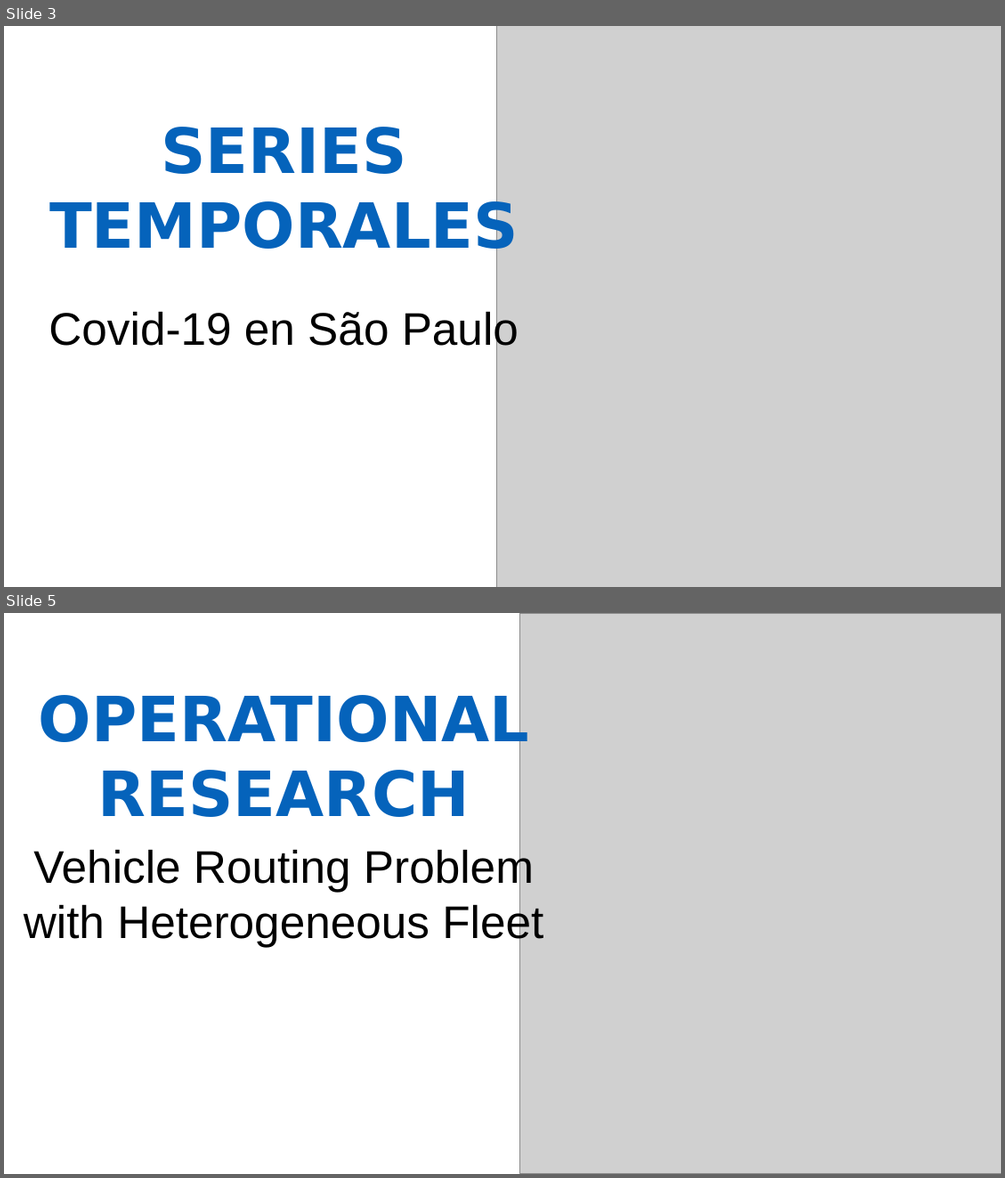
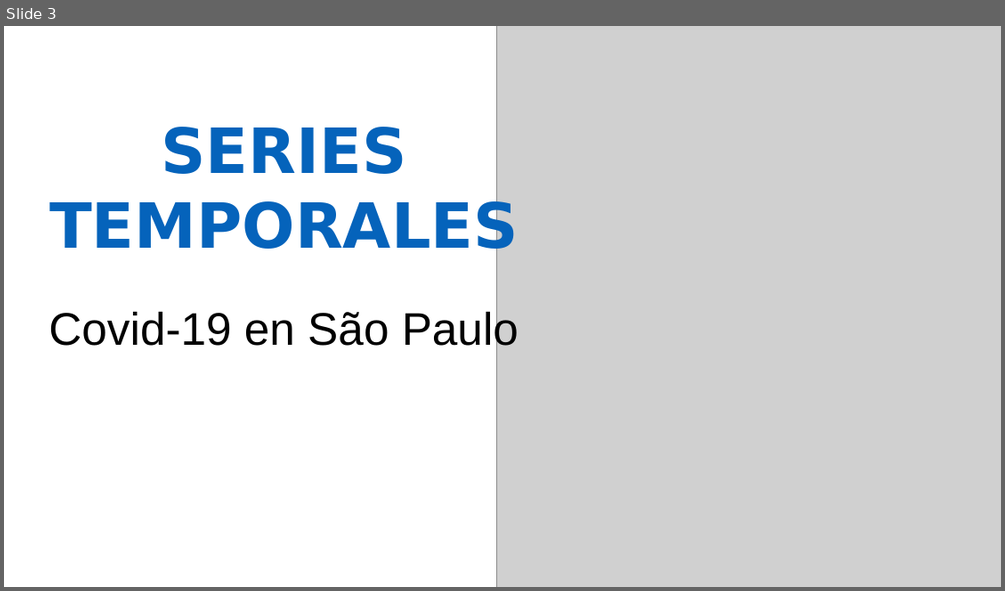
Before and after one commit to diassmatheus/es, a slide deck: assets/img/portfolio/cards-portifolio.pptx. Shown one above the other, each under a label of ours: slides 3 and 5 before the commit, slide 3 after it; the slides between them are not shown. The pictures are 1005x1178 and 1005x591 pixels, drawn with LibreOffice and Linux fonts; fonts in the diff are those of the drawing; grey boxes stand for pictures. Boxes give left, top, right and bottom in pixels: in the first picture for what was removed or moved away, otherwise in the second. Text is boxed around its words. In the diff, an @@ line names an element or a change of style, - is before the commit and + after.

```diff
--- a/assets/img/portfolio/cards-portifolio.pptx
+++ b/assets/img/portfolio/cards-portifolio.pptx
@@ slide 5 removed at (4,613,1001,1174), background #FFFFFF @@
@@ picture removed at (520,613,1001,1173) @@
@@ text removed at (39,691,530,817) @@
-OPERATIONAL RESEARCH
@@ text removed at (24,846,543,947) @@
-Vehicle Routing Problem with Heterogeneous Fleet
```
Also in this commit, not shown: 2 slides added, 1 other slide removed, 5 other files.
